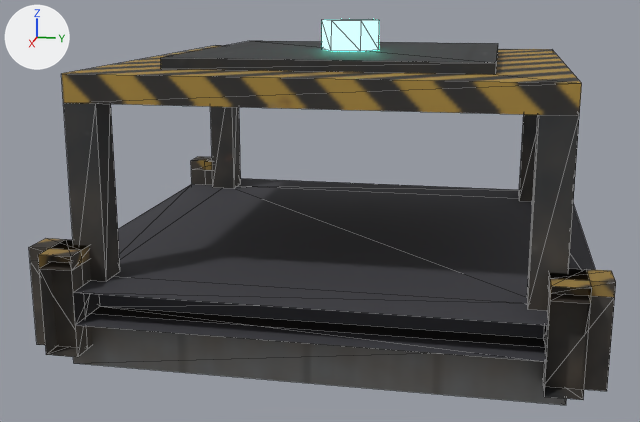
What one commit did to the glTF model jogo/assets/modelos/logistica/esteira/divisor.glb.
Both versions are drawn from a 50 mm lens placed at (1.849, 0.306, 0.664), pointed at (0.035, -0.057, 0.211). Every picture has the same lights, and +X, +Y and +Z are marked at upper left. The picture after the commit comes second. Mesh edges are drawn as thin lines. Vertices at exactly the same position are counted once.

Before the edit, the objects in view are built like this:
```python
me_divisor_corpo = bpy.data.meshes.new('divisor_corpo')
me_divisor_corpo.from_pydata(...)  # 172 vertices, 260 faces; spans x -0.5..0.5, y -0.5..0.5, z 0.0..0.61
# faces by material slot: [196, 20, 44]
me_divisor_corpo.materials.append(mat_divisor_tex)  # picture img_divisor_tex
me_divisor_corpo.materials.append(mat_p_cristal)  # cyan #6cffe1, glowing cyan #6cffe1
me_divisor_corpo.materials.append(mat_p_esteira)  # dark grey #3f3f45
ob_divisor = bpy.data.objects.new('divisor', me_divisor_corpo)
ob_divisor.location = (0.0, 0.0, 0.0)
```
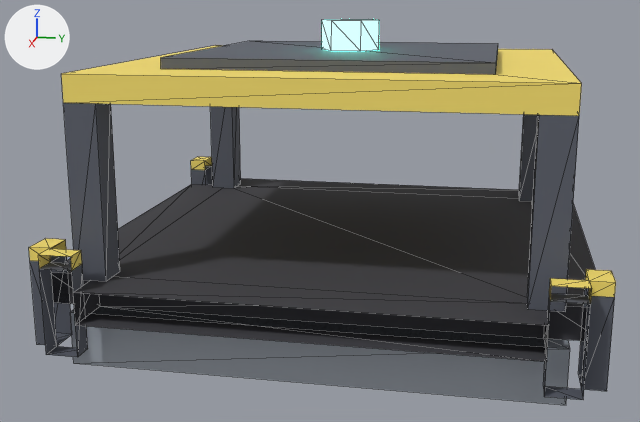
Where the change shows, as pixel boxes [x1, y1, x2, y2] in the pictures (640 x 422 px; the box of a moved part takes in the faces that stretch with it):
part 1 of me_divisor_corpo, moved or reshaped
    both: [29, 238, 616, 400]
part 2 of me_divisor_corpo, moved or reshaped
    both: [191, 157, 213, 185]
part 3 of me_divisor_corpo, recoloured (lighter)
    both: [63, 41, 579, 310]
part 4 of me_divisor_corpo, recoloured (grey to light grey)
    both: [73, 306, 566, 405]
part 5 of me_divisor_corpo, recoloured (lighter)
    both: [61, 45, 582, 116]

The change in detail:
Material 'P_Faixa' (mat_p_faixa) is new.
Its base color is (0.95, 0.75, 0.15) (yellow #f9e16c).
Its roughness is 0.7.
Material 'P_Escuro' (mat_p_escuro) is new.
Its base color is (0.1, 0.11, 0.14) (dark grey #595d69).
Its roughness is 0.7.
Material 'P_Metal' (mat_p_metal) is new.
Its base color is (0.42, 0.46, 0.52) (light grey #adb5bf).
Its metallic is 0.3.
me_divisor_corpo has 172 vertices, 260 faces and spans x -0.5..0.5, y -0.5..0.5, z 0.0..0.61.
me_divisor_corpo is used by ob_divisor; location (0.0, 0.0, 0.0).
Part 1, on me_divisor_corpo:
6 vertices are removed from x 0.4, y -0.4..0.4, z 0.04..0.225.
56 faces are deleted.
6 new vertices lie (0.06, 0.0, 0.0) away from vertices in x 0.4, y -0.46..0.46, z 0.04..0.225.
32 new faces join them, mat_p_escuro (dark grey #595d69).
24 new faces join them, mat_p_faixa (yellow #f9e16c).
Part 2, on me_divisor_corpo:
6 vertices are removed from x -0.4, y -0.4..0.4, z 0.04..0.225.
56 faces are deleted.
6 new vertices lie (-0.06, 0.0, 0.0) away from vertices in x -0.4, y -0.46..0.46, z 0.04..0.225.
32 new faces join them, mat_p_escuro (dark grey #595d69).
24 new faces join them, mat_p_faixa (yellow #f9e16c).
me_divisor_corpo part 3: 60 faces spanning x -0.43..0.43, y -0.43..0.43, z 0.16..0.55 switch from mat_divisor_tex (picture img_divisor_tex) to mat_p_escuro (dark grey #595d69).
me_divisor_corpo part 4: 12 faces spanning x -0.44..0.44, y -0.44..0.44, z 0.0..0.1 switch from mat_divisor_tex (picture img_divisor_tex) to mat_p_metal (light grey #adb5bf).
me_divisor_corpo part 5: 12 faces spanning x -0.43..0.43, y -0.43..0.43, z 0.48..0.53 switch from mat_divisor_tex (picture img_divisor_tex) to mat_p_faixa (yellow #f9e16c).
